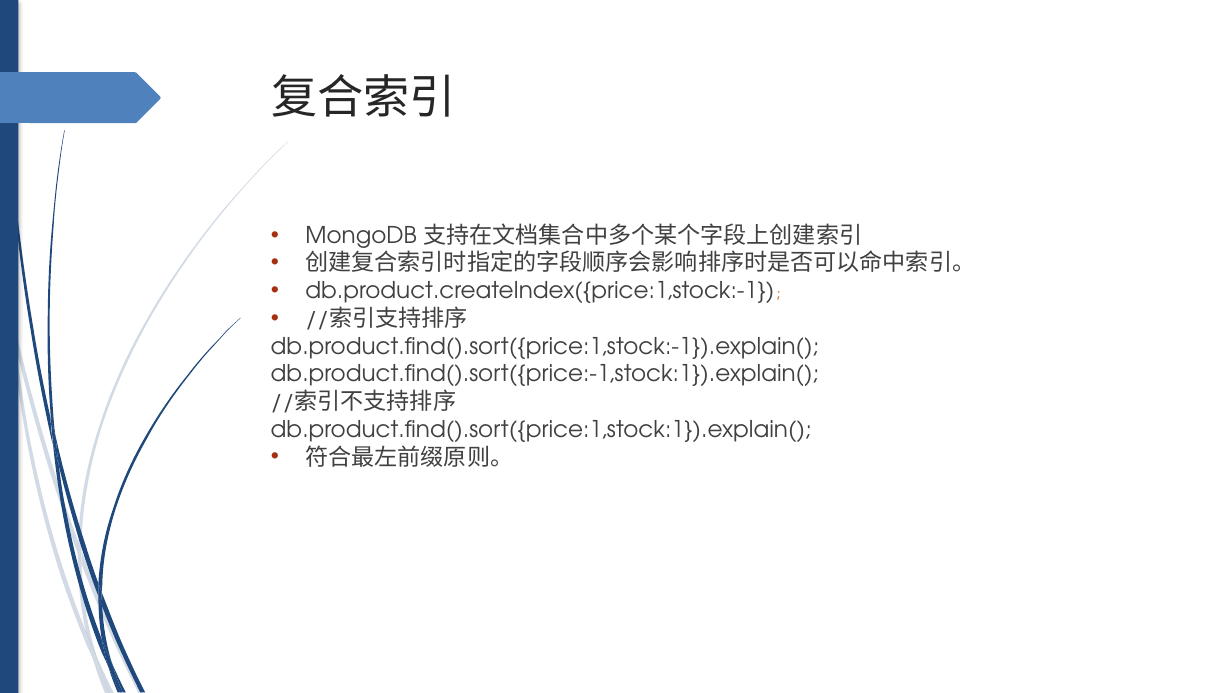
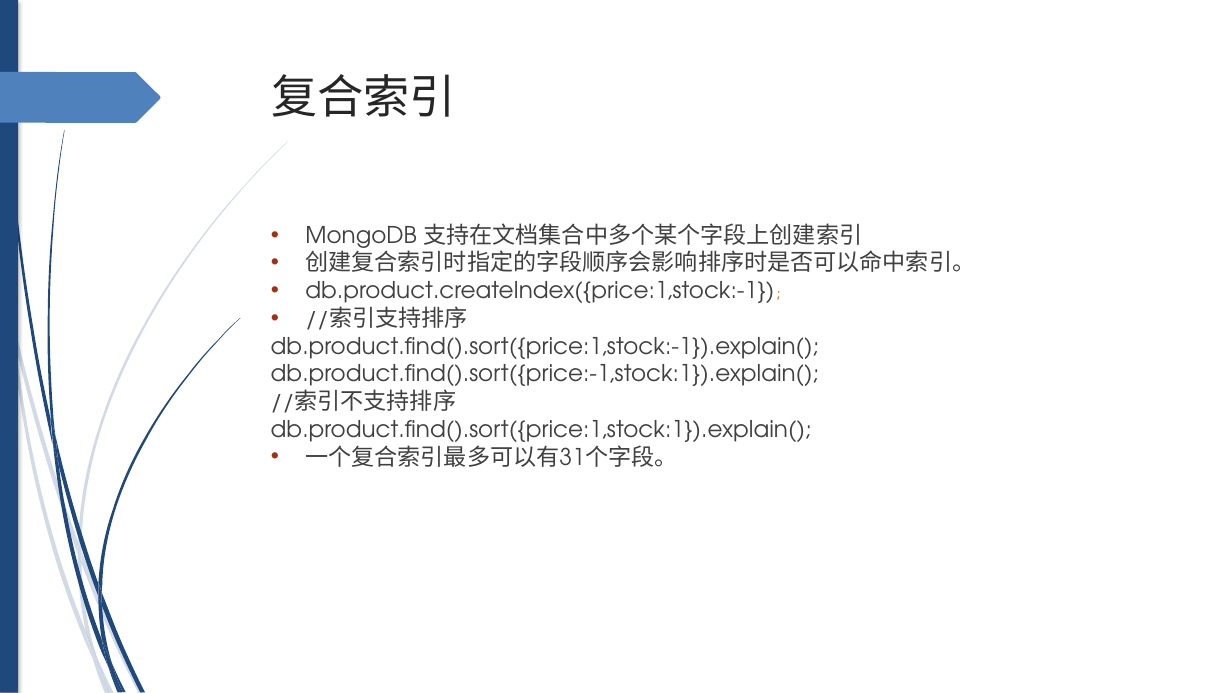
Before and after one commit to xljnc/husky-starter, a slide deck: slide 6 of doc/MongoDB索引.pptx. Drawn at 1232x693 pixels with LibreOffice and Linux fonts; fonts in the diff are those of the drawing. Boxes give left, top, right and bottom in pixels: in the first picture for what was removed or moved away, otherwise in the second. Text is boxed around its words. In the diff, an @@ line names an element or a change of style, - is before the commit and + after.

```diff
--- a/doc/MongoDB索引.pptx
+++ b/doc/MongoDB索引.pptx
@@ text at [305,441,677,467]: text changed @@
-• 符合最左前缀原则。
+• 一个复合索引最多可以有31个字段。
@@ outline redrawn in 15 elements at [10,323,93,660], [78,554,97,657], [3,0,53,445], [55,436,98,596], [102,592,145,692], [53,441,108,666], [47,130,65,436], [98,318,240,592], [98,596,112,665], [98,583,102,606], [102,639,123,692], [79,141,288,550], [13,319,78,554], [81,551,142,693], [108,667,120,692] @@
```
Also in this commit, not shown: 15 other slides changed.
